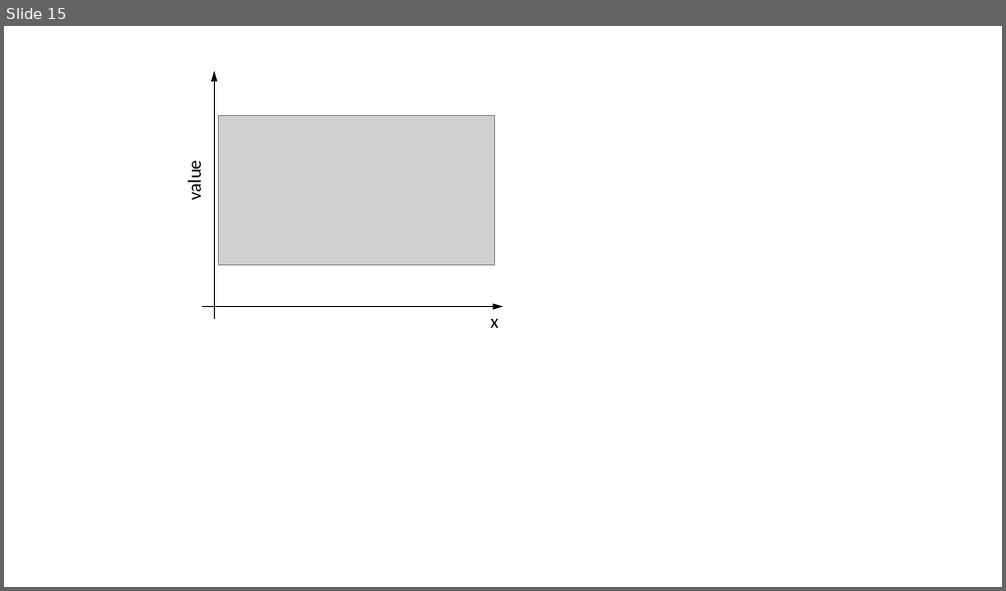
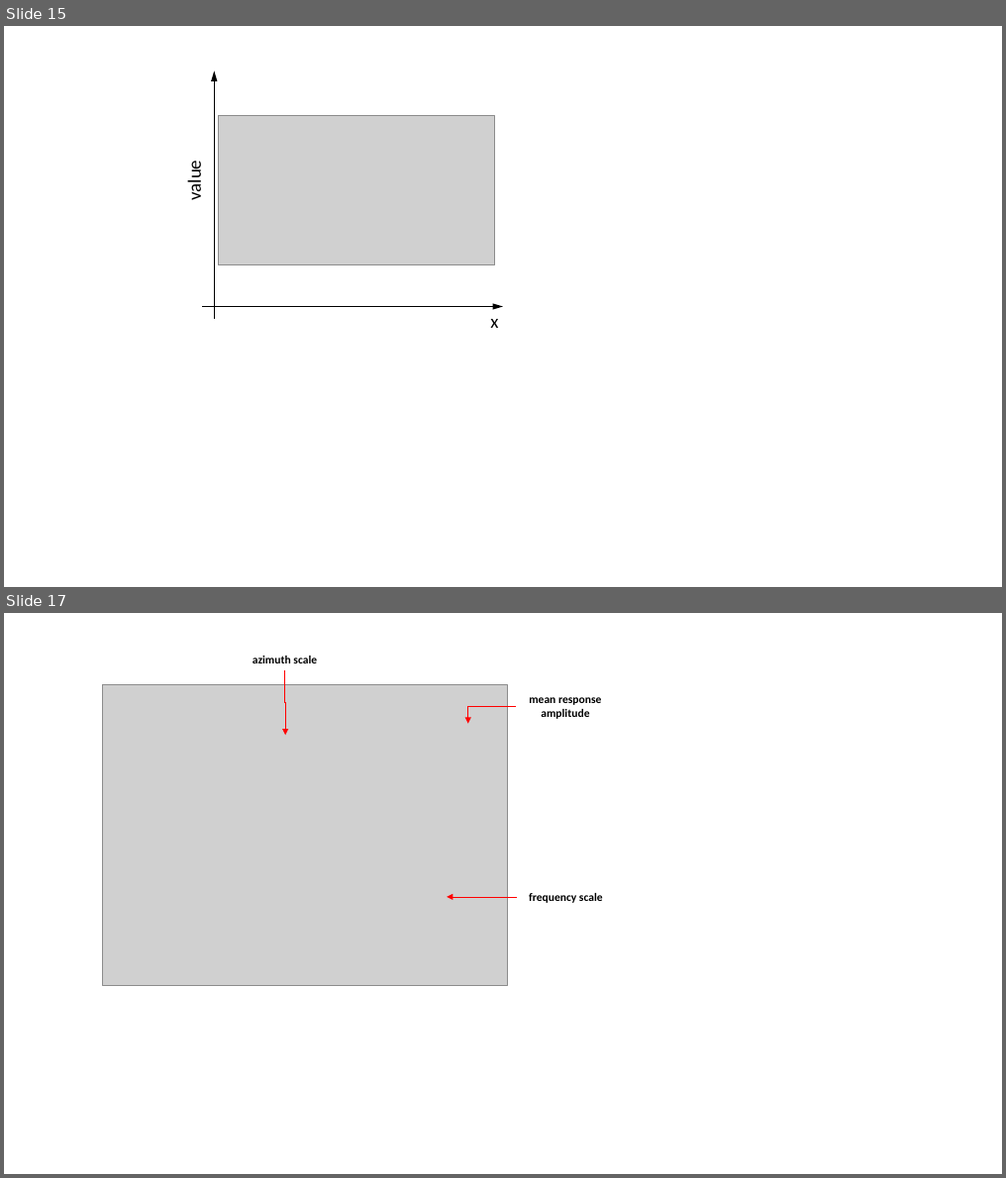
Before and after one commit to PauloCarvalhoRJ/gammaray, a slide deck: docs/figures.pptx. Shown one above the other, each under a label of ours: slide 15 before the commit, slides 15 and 17 after it; the slides between them are not shown. The pictures are 1006x591 and 1006x1178 pixels, drawn with LibreOffice and Linux fonts; fonts in the diff are those of the drawing; grey boxes stand for pictures. Boxes give left, top, right and bottom in pixels: in the first picture for what was removed or moved away, otherwise in the second. Text is boxed around its words. In the diff, an @@ line names an element or a change of style, - is before the commit and + after.

```diff
--- a/docs/figures.pptx
+++ b/docs/figures.pptx
@@ slide 17 added at (4, 613, 1002, 1174), background #FFFFFF @@
@@ text added at (252, 656, 317, 663), 11 pt, text #000000, bold @@
+azimuth scale
@@ elbow arrow added from (285, 669) to (285, 735), #FF0000 0.5 pt @@
@@ picture added at (102, 685, 507, 986) @@
@@ text added at (529, 697, 601, 719), 11 pt, text #000000, bold @@
+mean response amplitude
@@ elbow arrow added from (516, 706) to (468, 724), #FF0000 0.5 pt @@
@@ elbow arrow added from (517, 897) to (447, 897), #FF0000 0.5 pt @@
@@ text added at (529, 893, 603, 903), 11 pt, text #000000, bold @@
+frequency scale
```
Also in this commit, not shown: 3 other slides added, 2 other files.
